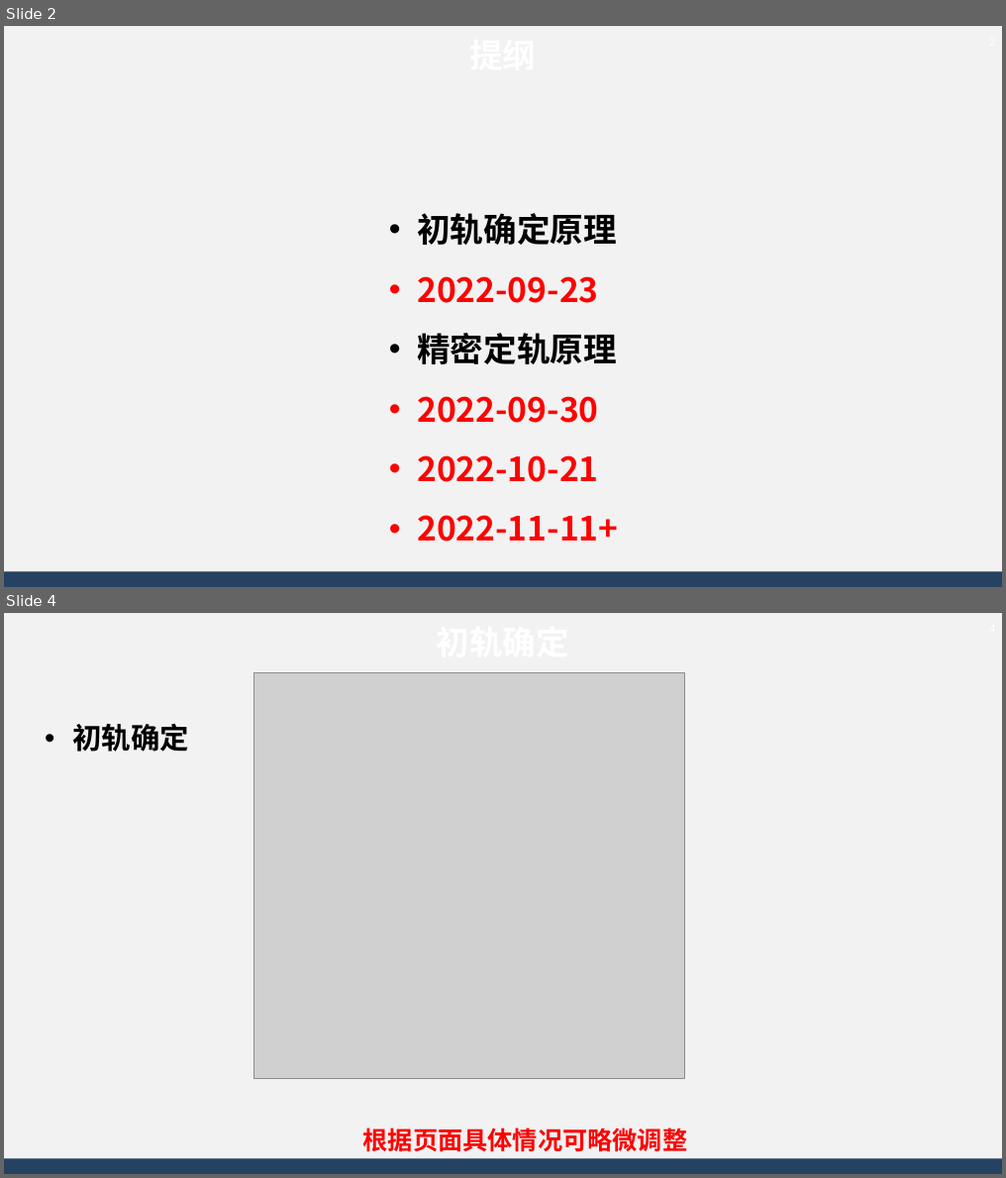
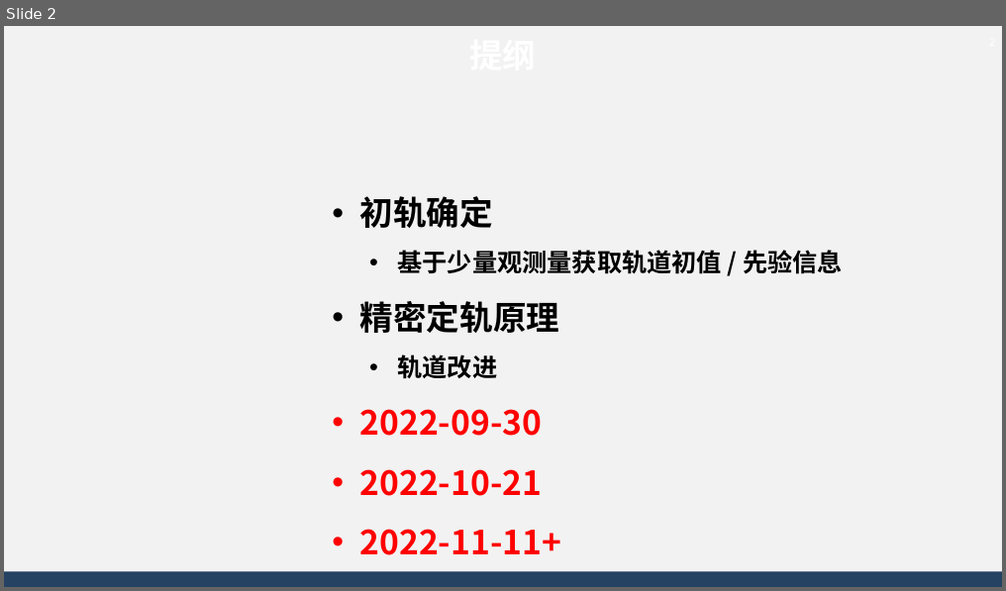
Before and after one commit to AsBackup/DAOSSA, a slide deck: 12 初轨确定和精密定轨原理.pptx. Shown one above the other, each under a label of ours: slides 2 and 4 before the commit, slide 2 after it; the slides between them are not shown. The pictures are 1006x1178 and 1006x591 pixels, drawn with LibreOffice and Linux fonts; fonts in the diff are those of the drawing; grey boxes stand for pictures; background and template pictures are left out. Boxes give left, top, right and bottom in pixels: in the first picture for what was removed or moved away, otherwise in the second. Text is boxed around its words. In the diff, an @@ line names an element or a change of style, - is before the commit and + after.

```diff
--- a/12 初轨确定和精密定轨原理.pptx
+++ b/12 初轨确定和精密定轨原理.pptx
@@ slide 4 removed at (4, 613, 1002, 1174), background #F2F2F2; not listed: 1 template element that a slide beside it also shows @@
@@ text removed at (4, 613, 1002, 671) @@
-初轨确定
@@ page number removed at (966, 613, 1002, 643) @@
-4
@@ picture removed at (254, 672, 685, 1079) @@
@@ text removed at (72, 724, 188, 752) @@
-• 初轨确定
@@ text removed at (363, 1128, 688, 1153) @@
-根据页面具体情况可略微调整
@@ slide 2 changed as well @@
@@ text "初轨确定": place and size @@
-text "初轨确定" at (417, 213, 618, 542)
+text "初轨确定" at (360, 196, 843, 556)
@@ text at (360, 196, 843, 274): text changed; size 32 to 24 pt; text colour #FF0000 to #000000 @@
-• 初轨确定原理
-• 2022-09-23
+• 初轨确定
+  • 基于少量观测量获取轨道初值 / 先验信息
@@ text at (397, 355, 497, 379): paragraph added @@
+  • 轨道改进
```
Also in this commit, not shown: 4 other slides changed, 13 slides added, 5 other slides removed, 5 other files.
